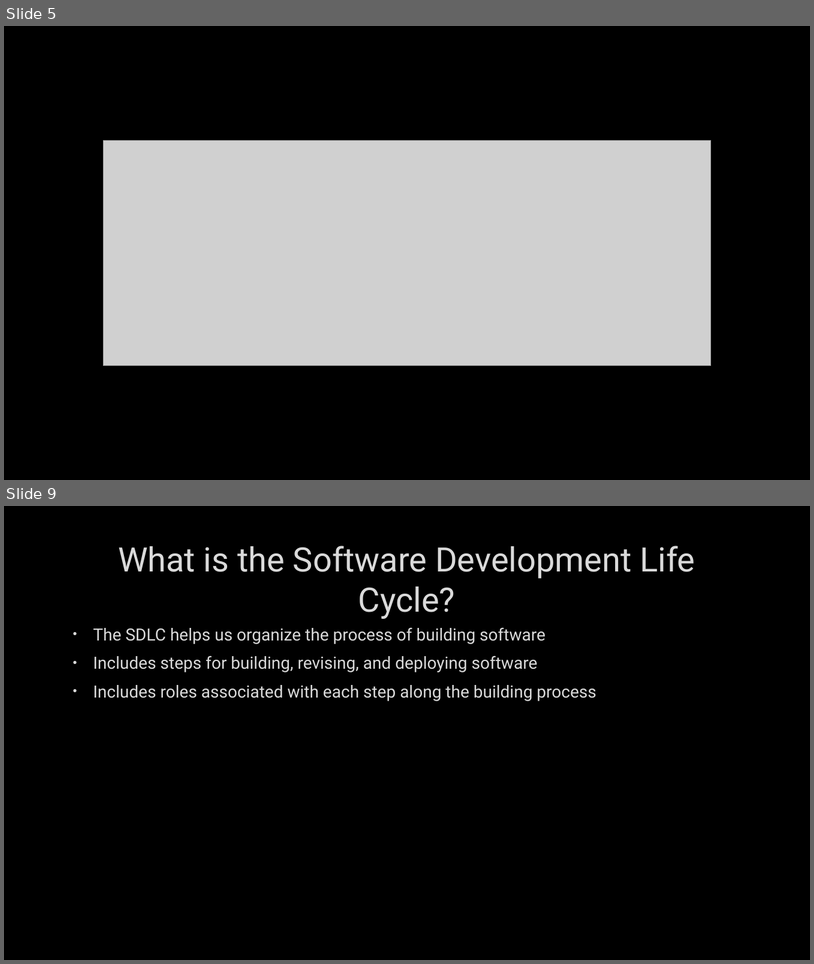
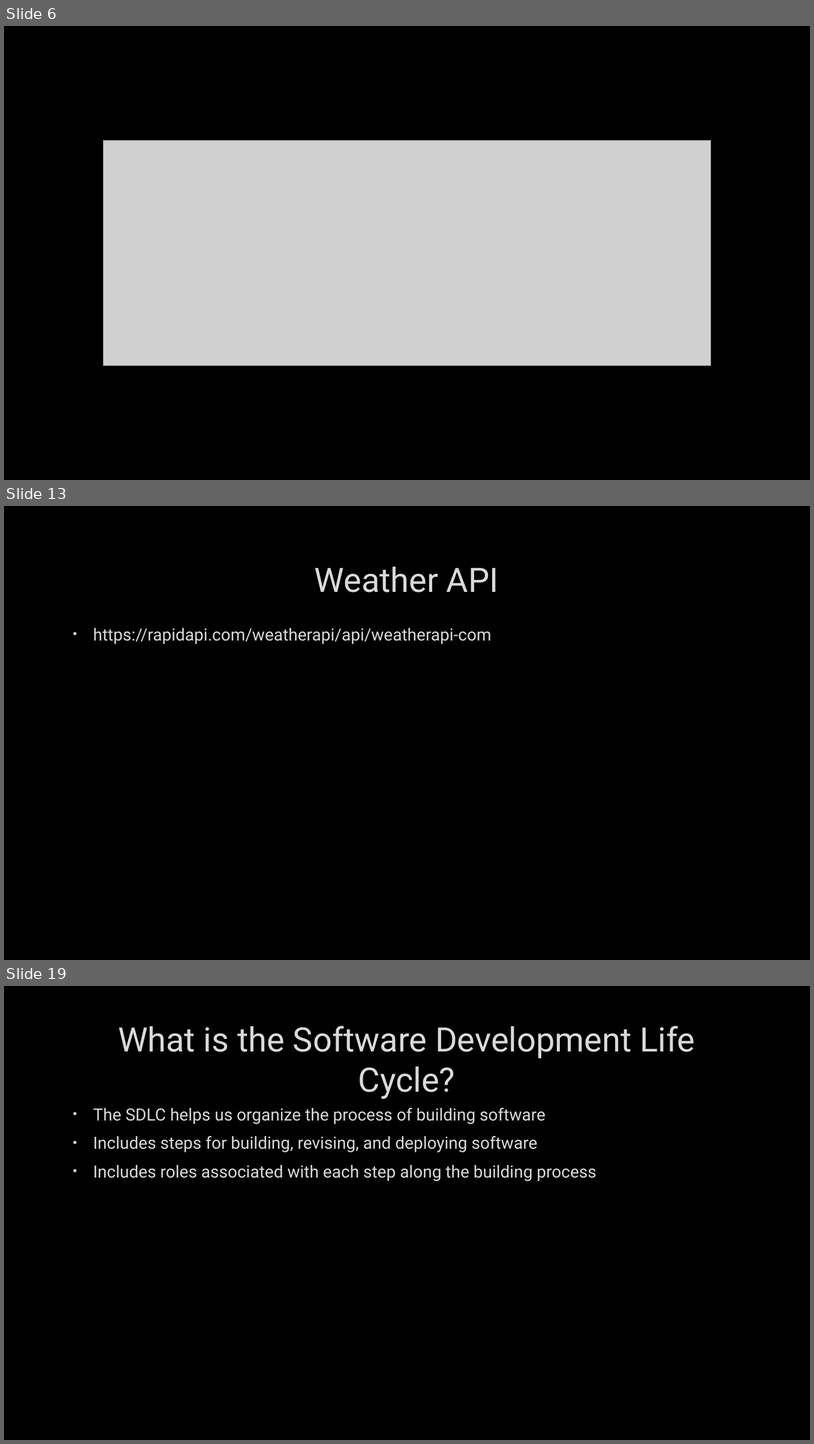
Before and after one commit to hexa-decim8/ISBPM, a slide deck: Class_Materials/Week_2/Day_3/ISBPM w2d3.pptx. Shown one above the other, each under a label of ours: slides 5 and 9 before the commit, slides 6, 13 and 19 after it; the slides between them are not shown. The pictures are 814x964 and 814x1444 pixels, drawn with LibreOffice and Linux fonts; fonts in the diff are those of the drawing; grey boxes stand for pictures; background and template pictures are left out. Boxes give left, top, right and bottom in pixels: in the first picture for what was removed or moved away, otherwise in the second. Text is boxed around its words. In the diff, an @@ line names an element or a change of style, - is before the commit and + after.

```diff
--- a/Class_Materials/Week_2/Day_3/ISBPM w2d3.pptx
+++ b/Class_Materials/Week_2/Day_3/ISBPM w2d3.pptx
@@ slide 13 added at (x1=4, y1=506, x2=810, y2=960), background picture (left out) @@
@@ title added at (x1=315, y1=567, x2=499, y2=592), 40 pt, text #DADADA @@
+Weather API
@@ text added at (x1=93, y1=628, x2=492, y2=644), 20 pt, text #DADADA @@
+• https://rapidapi.com/weatherapi/api/weatherapi-com
@@ what was slide 5 is now slide 6 @@
@@ what was slide 9 is now slide 19 @@
```
Also in this commit, not shown: 3 slides changed, 9 other slides added, 1 other file.
